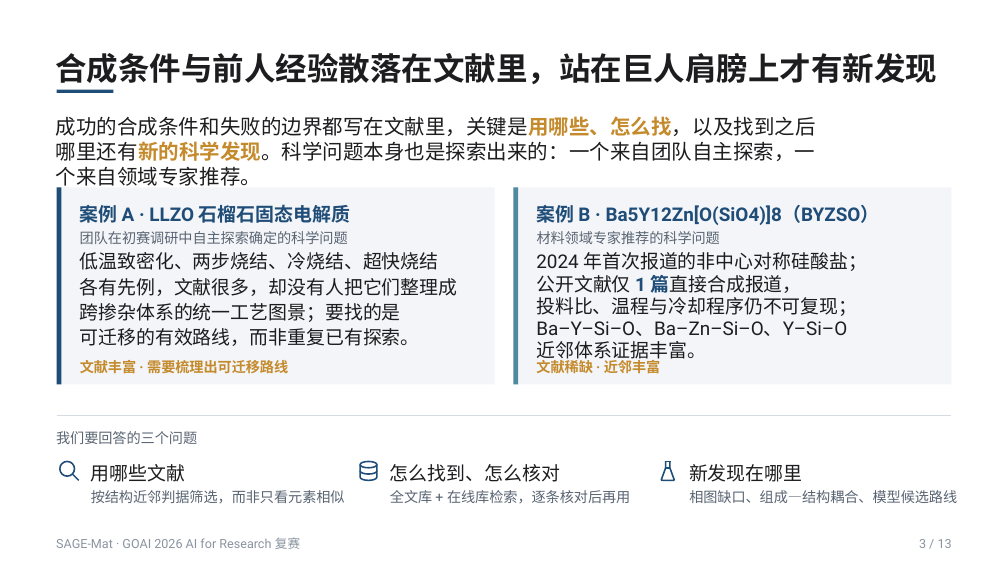
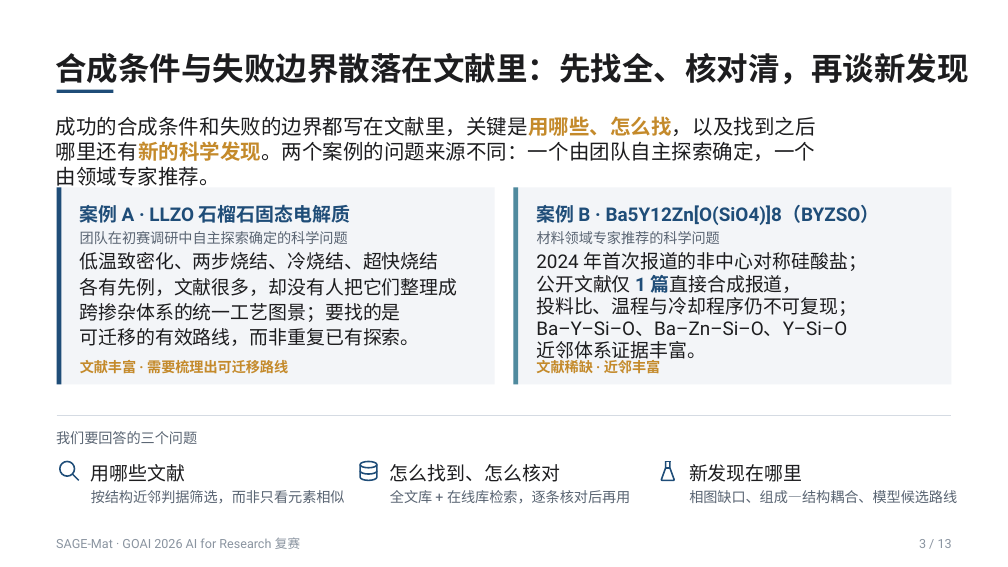
Before and after one commit to asimfish/goai_research, a slide deck: slide 3 of submission/方案说明PPT/SAGE-Mat_复赛方案说明.pptx. Drawn at 1008x567 pixels with LibreOffice and Linux fonts; fonts in the diff are those of the drawing. Boxes give left, top, right and bottom in pixels: in the first picture for what was removed or moved away, otherwise in the second. Text is boxed around its words. In the diff, an @@ line names an element or a change of style, - is before the commit and + after.

```diff
--- a/submission/方案说明PPT/SAGE-Mat_复赛方案说明.pptx
+++ b/submission/方案说明PPT/SAGE-Mat_复赛方案说明.pptx
@@ text at [55,53,968,84]: text changed @@
-合成条件与前人经验散落在文献里，站在巨人肩膀上才有新发现
+合成条件与失败边界散落在文献里：先找全、核对清，再谈新发现
@@ text at [56,116,816,190]: text changed @@
-成功的合成条件和失败的边界都写在文献里，关键是用哪些、怎么找，以及找到之后哪里还有新的科学发现。科学问题本身也是探索出来的：一个来自团队自主探索，一个来自领域专家推荐。
+成功的合成条件和失败的边界都写在文献里，关键是用哪些、怎么找，以及找到之后哪里还有新的科学发现。两个案例的问题来源不同：一个由团队自主探索确定，一个由领域专家推荐。
```
Also in this commit, not shown: 4 other slides changed, 3 slides added, 3 slides removed, 22 other files.
